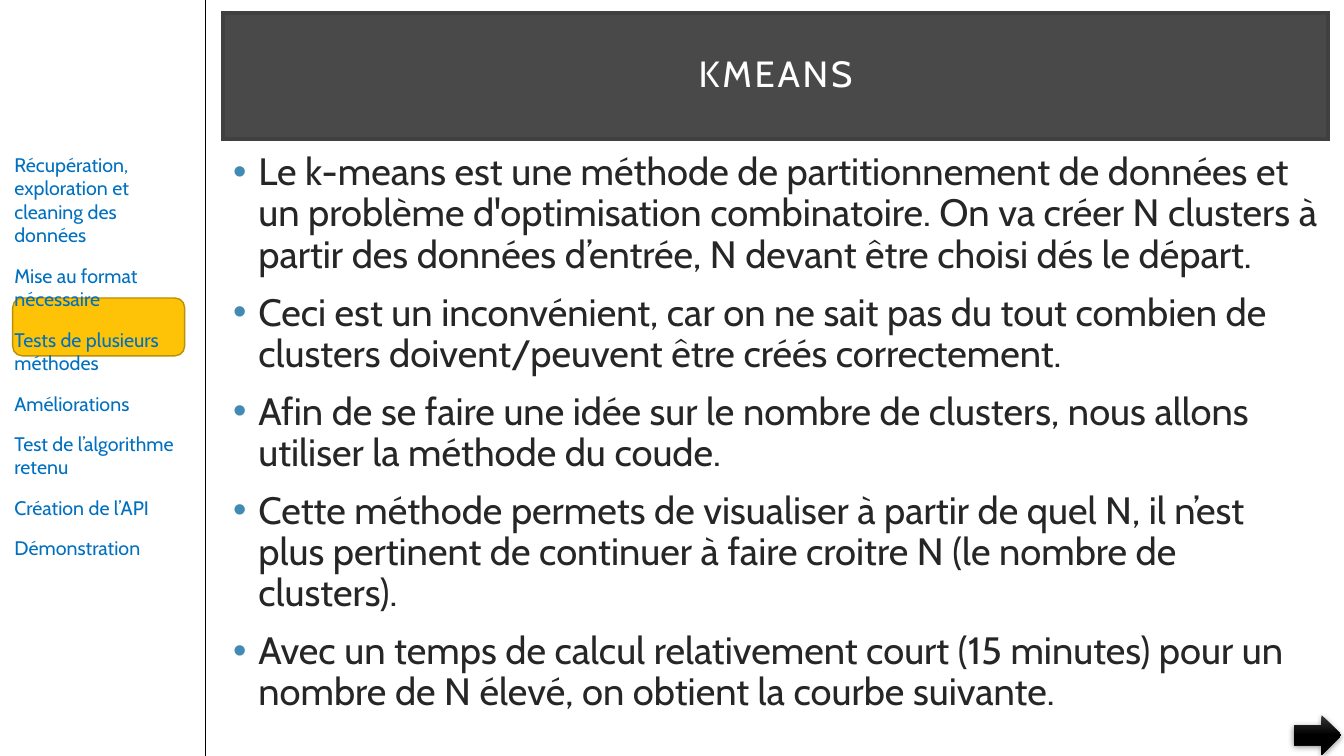
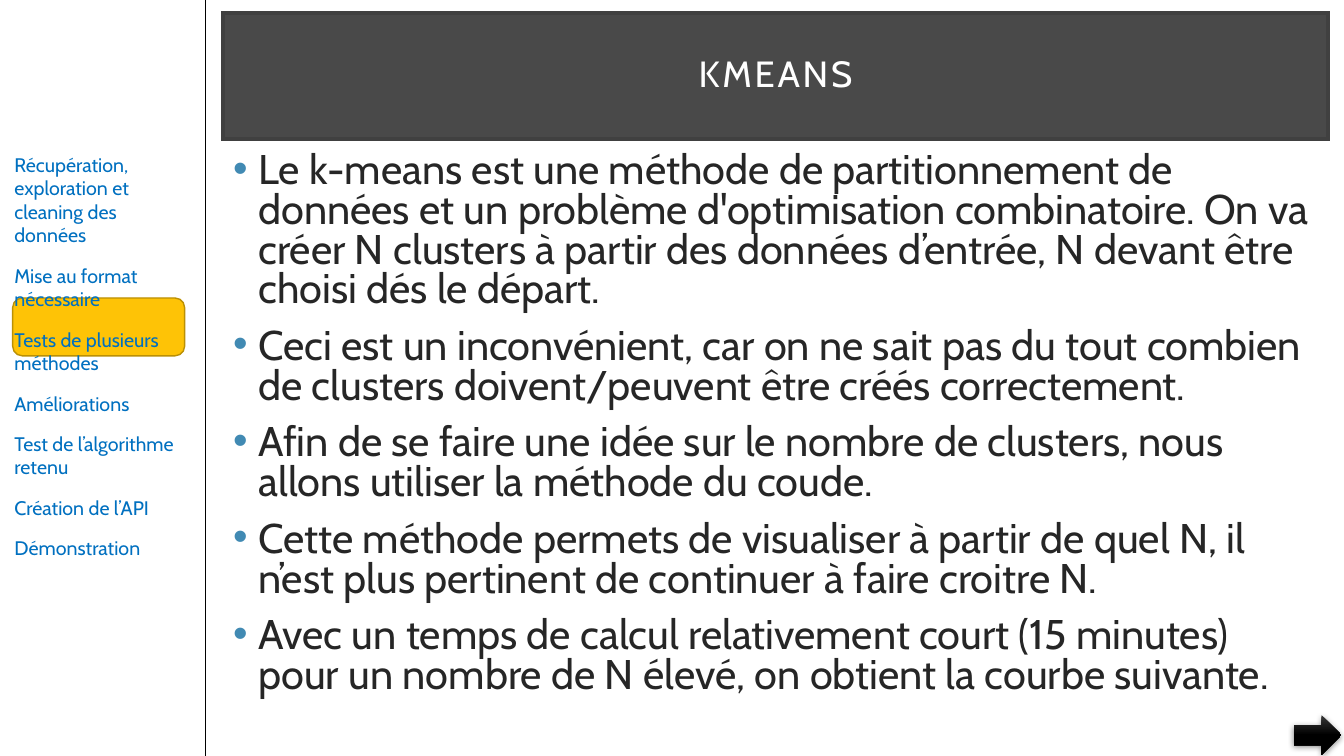
Before and after one commit to pfroide/python, a slide deck: slide 15 of Projet_3/p3.pptx (slide 14 before the commit). Drawn at 1344x756 pixels with LibreOffice and Linux fonts; fonts in the diff are those of the drawing. Boxes give left, top, right and bottom in pixels: in the first picture for what was removed or moved away, otherwise in the second. Text is boxed around its words. In the diff, an @@ line names an element or a change of style, - is before the commit and + after.

```diff
--- a/Projet_3/p3.pptx
+++ b/Projet_3/p3.pptx
@@ text at (258, 153, 1308, 698): size 27.2 to 29.6 pt in "Le k-means est une méthode de partitionnement ...", "Ceci est un inconvénient, car on ne ...", "Afin de se faire une idée sur ...", "Avec un temps de calcul relativement court ..."; line spacing 0.9 to 0.8 @@
@@ text at (258, 522, 1246, 602): text changed; size 27.2 to 29.6 pt @@
-• Cette méthode permets de visualiser à partir de quel N, il n’est plus pertinent de continuer à faire croitre N (le nombre de clusters).
+• Cette méthode permets de visualiser à partir de quel N, il n’est plus pertinent de continuer à faire croitre N.
```
Also in this commit, not shown: 13 other slides changed, 1 slide added.
